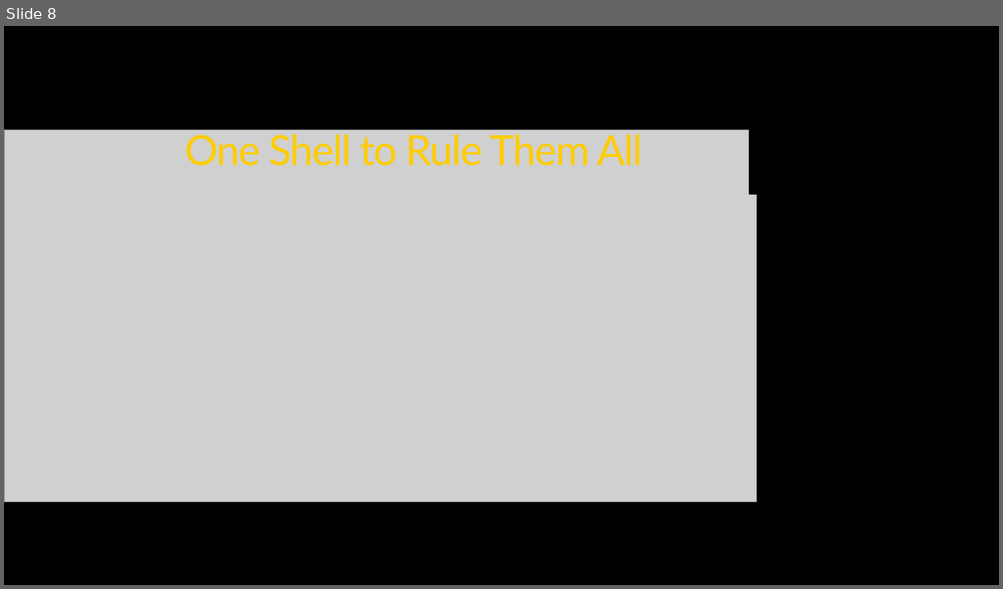
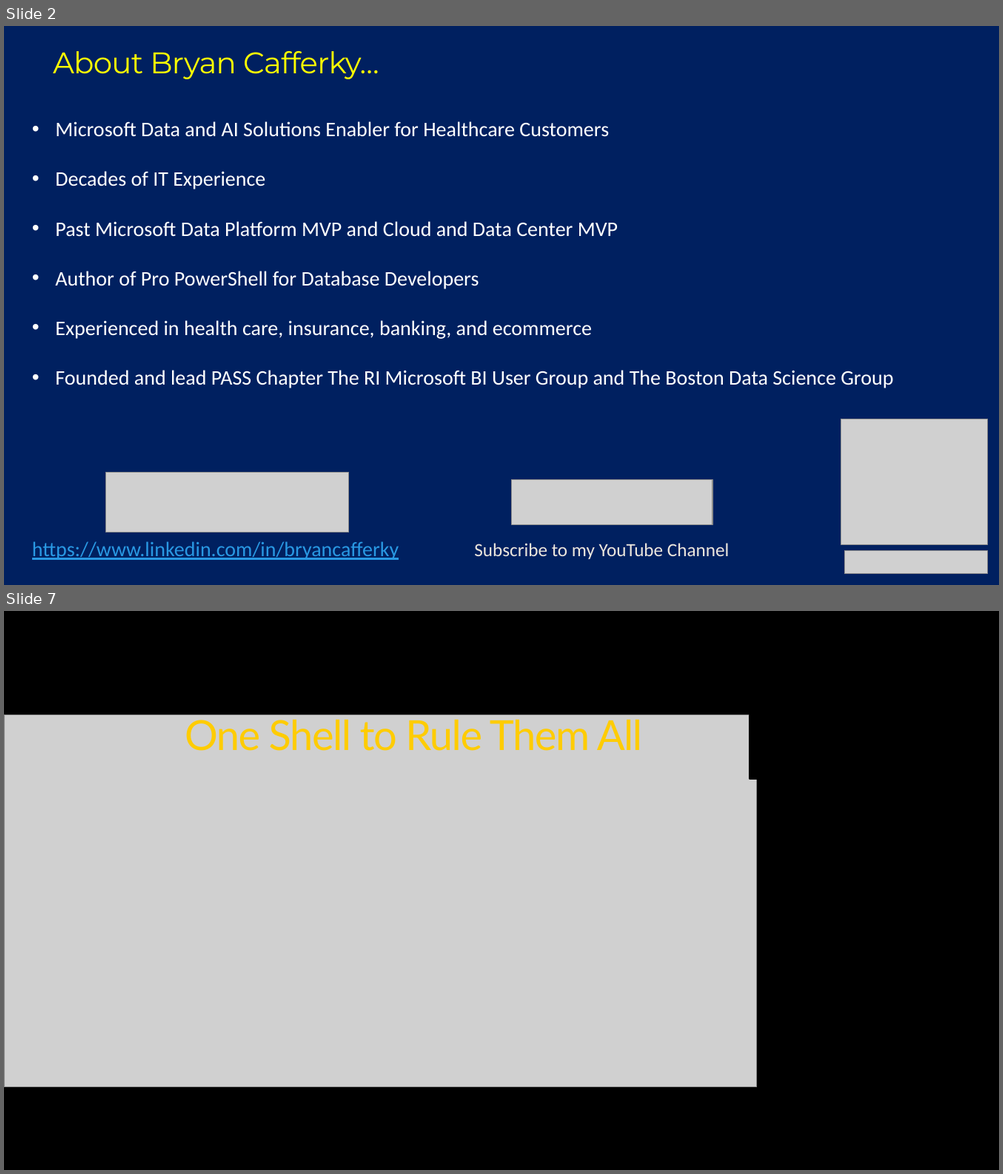
Before and after one commit to bcafferky/shared, a slide deck: FullAutomationWithPowerShell/PowerShellAzureFullAuto.pptx. Shown one above the other, each under a label of ours: slide 8 before the commit, slides 2 and 7 after it; the slides between them are not shown. The pictures are 1003x589 and 1003x1174 pixels, drawn with LibreOffice and Linux fonts; fonts in the diff are those of the drawing; grey boxes stand for pictures. Boxes give left, top, right and bottom in pixels: in the first picture for what was removed or moved away, otherwise in the second. Text is boxed around its words. In the diff, an @@ line names an element or a change of style, - is before the commit and + after.

```diff
--- a/FullAutomationWithPowerShell/PowerShellAzureFullAuto.pptx
+++ b/FullAutomationWithPowerShell/PowerShellAzureFullAuto.pptx
@@ slide 2 added at [4, 26, 999, 585], background #002060 @@
@@ title added at [53, 51, 379, 79], 28.8 pt, text #FFFF00 @@
+About Bryan Cafferky…
@@ text added at [55, 121, 893, 389], 20 pt, text #FFFFFF @@
+• Microsoft Data and AI Solutions Enabler for Healthcare Customers
+• Decades of IT Experience
+• Past Microsoft Data Platform MVP and Cloud and Data Center MVP
+• Author of Pro PowerShell for Database Developers
+• Experienced in health care, insurance, banking, and ecommerce
+• Founded and lead PASS Chapter The RI Microsoft BI User Group and The Boston Data Science Group
@@ picture added at [841, 419, 987, 545] @@
@@ picture added at [105, 472, 348, 533] @@
@@ picture added at [512, 480, 712, 526] @@
@@ rectangle added at [4, 526, 999, 585], fill #002060, outline #002060 1.25 pt @@
@@ rectangle added at [4, 548, 999, 585], fill #BD582C @@
@@ rectangle added at [4, 543, 999, 548], fill #E48312 @@
@@ text added at [32, 542, 398, 560], 20 pt, text #2998E3, underline @@
+https://www.linkedin.com/in/bryancafferky
@@ text added at [474, 543, 728, 560], 18 pt, text #ECE6DD @@
+Subscribe to my YouTube Channel
@@ picture added at [844, 551, 987, 574] @@
@@ what was slide 8 is now slide 7 @@
```
Also in this commit, not shown: 41 slides changed, 2 slides removed, 36 other files.
